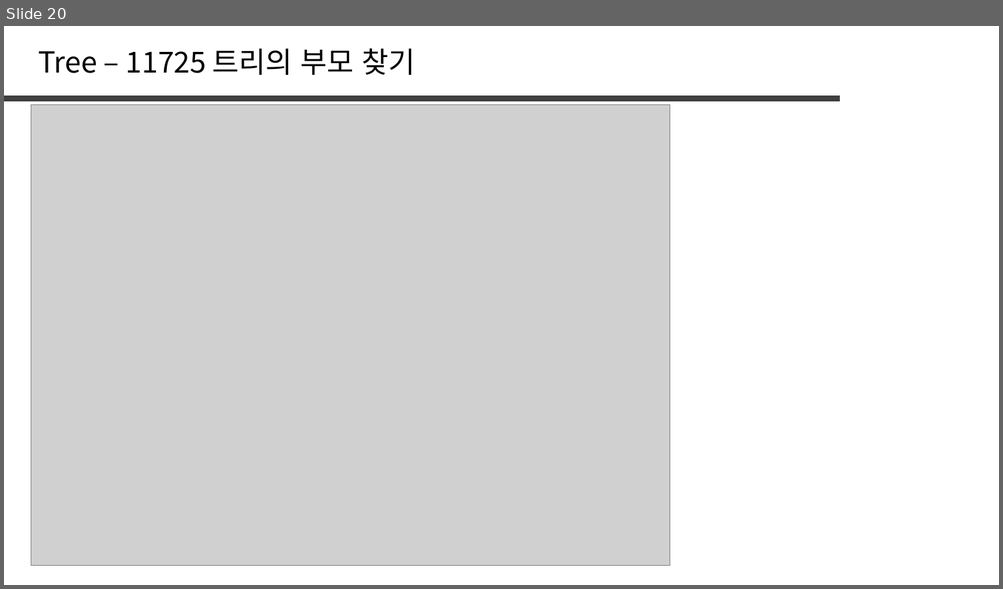
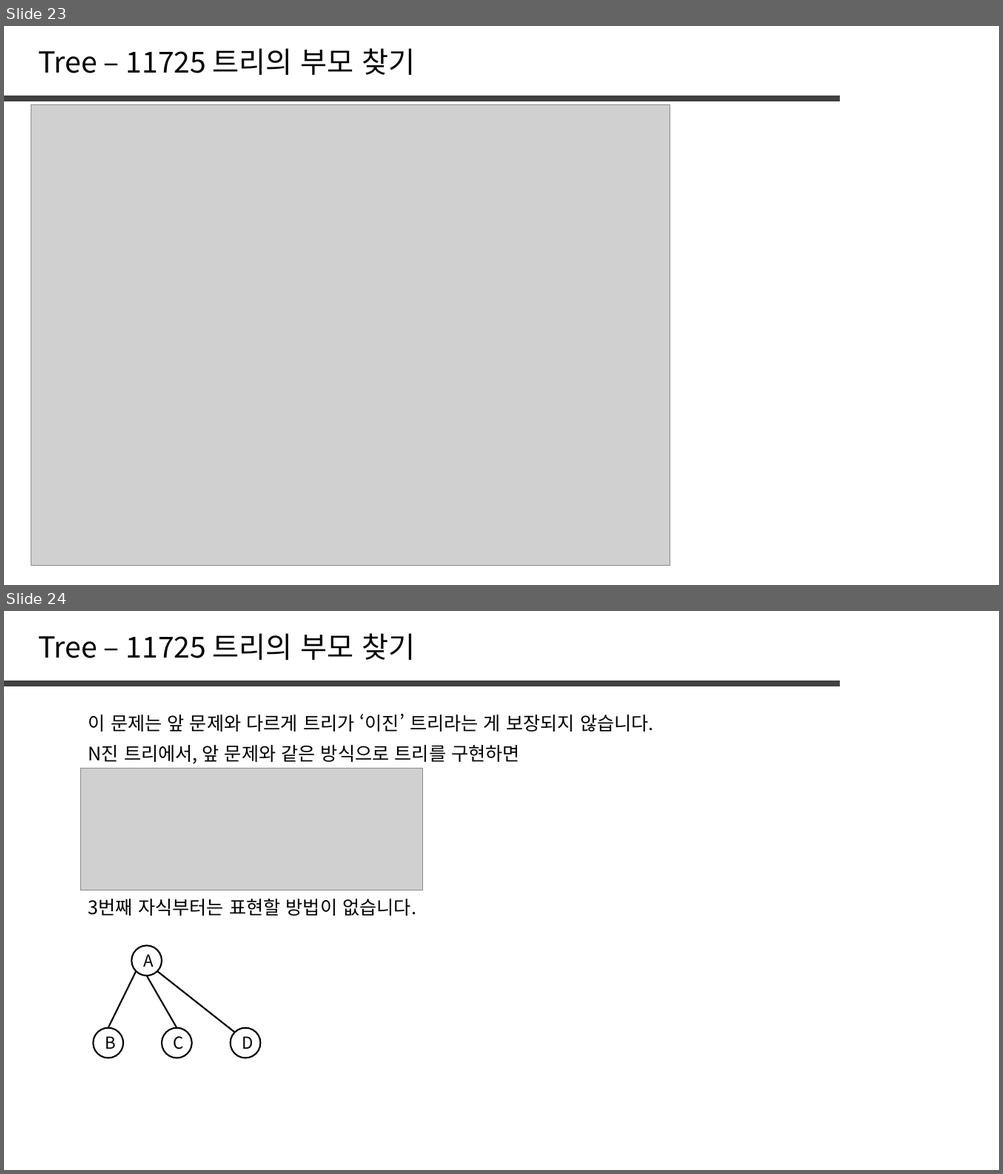
Before and after one commit to jaehoo1/PS-study, a slide deck: study/8_Tree, Graph.pptx. Shown one above the other, each under a label of ours: slide 20 before the commit, slides 23 and 24 after it. The pictures are 1003x589 and 1003x1174 pixels, drawn with LibreOffice and Linux fonts; fonts in the diff are those of the drawing; grey boxes stand for pictures. Boxes give left, top, right and bottom in pixels: in the first picture for what was removed or moved away, otherwise in the second. Text is boxed around its words. In the diff, an @@ line names an element or a change of style, - is before the commit and + after.

```diff
--- a/study/8_Tree, Graph.pptx
+++ b/study/8_Tree, Graph.pptx
@@ slide 24 added at [4,611,999,1170], background #FFFFFF @@
@@ text added at [38,633,415,660], 28 pt, text #000000 @@
+Tree – 11725 트리의 부모 찾기
@@ line added from (4, 684) to (839, 684), #404040 6 pt @@
@@ text added at [88,714,654,732], 18 pt, text #000000 @@
+이 문제는 앞 문제와 다르게 트리가 ‘이진’ 트리라는 게 보장되지 않습니다.
@@ text added at [88,745,520,764], 18 pt, text #000000 @@
+N진 트리에서, 앞 문제와 같은 방식으로 트리를 구현하면
@@ picture added at [81,769,423,891] @@
@@ text added at [88,899,416,916], 18 pt, text #000000 @@
+3번째 자식부터는 표현할 방법이 없습니다.
@@ ellipse added at [131,946,162,976], outline #000000 1.5 pt, 16 pt, text #000000 @@
+A
@@ line added from (108, 1028) to (136, 971), #000000 1.5 pt @@
@@ line added from (177, 1028) to (147, 976), #000000 1.5 pt @@
@@ line added from (157, 971) to (235, 1033), #000000 1.5 pt @@
@@ ellipse added at [93,1028,122,1058], outline #000000 1.5 pt, 16 pt, text #000000 @@
+B
@@ ellipse added at [162,1028,191,1058], outline #000000 1.5 pt, 16 pt, text #000000 @@
+C
@@ ellipse added at [230,1028,260,1058], outline #000000 1.5 pt, 16 pt, text #000000 @@
+D
@@ what was slide 20 is now slide 23 @@
```
Also in this commit, not shown: 1 slide changed, 5 other slides added, 1 slide removed.
